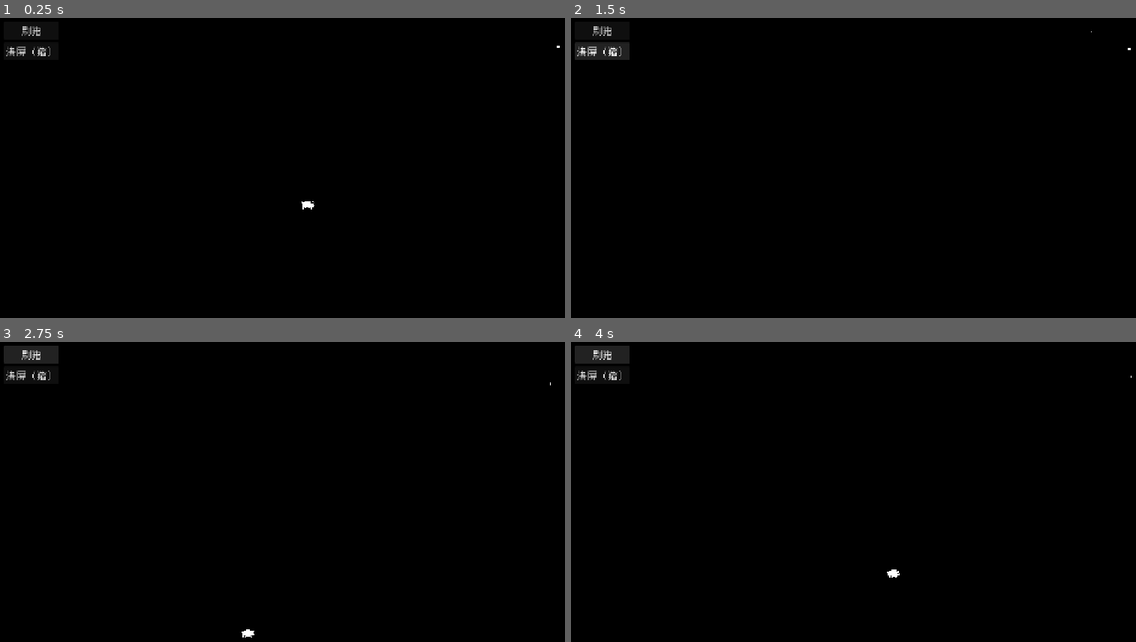
Above: before the commit, frames 1-4 (two rows, left to right).
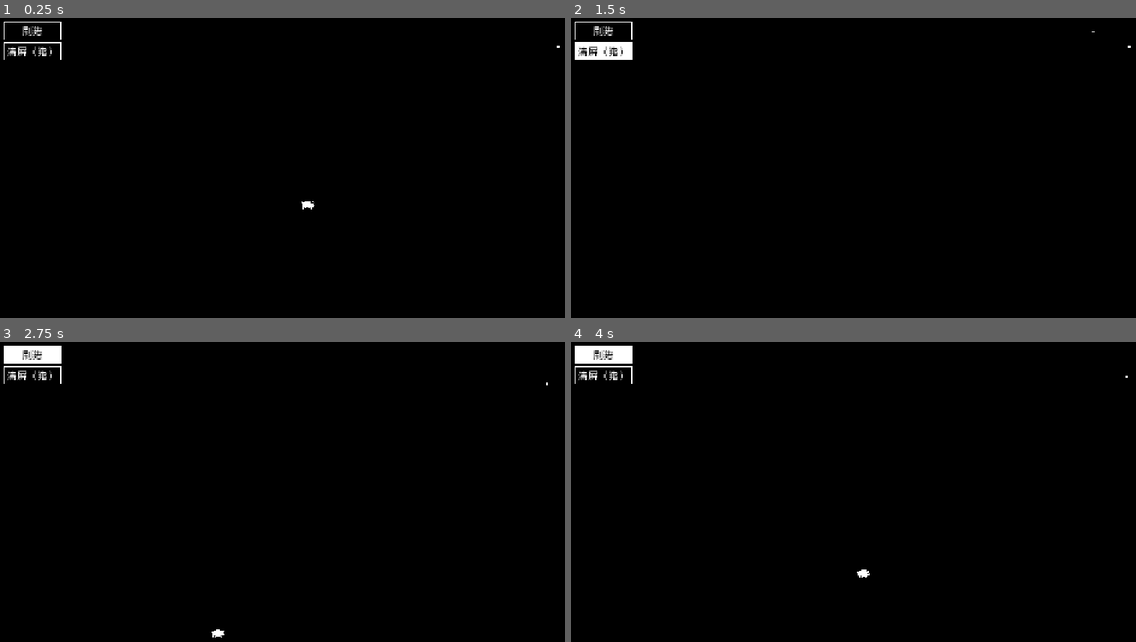
Above: after the commit, the same moments.

Repository: Gindama713/GameForGindama
Game: Godot game, scene res://main.tscn
The game is run twice, just before and just after one commit, with the same random seed, the same clock (stepped at 60 frames per second) and the same inputs.
Inputs:
- Up to frame 1 (0.25 s): no input
- Up to frame 2 (1.5 s): click "刷猪" at 0.5 s; click "清屏（猪）" at 1.25 s
- Up to frame 3 (2.75 s): click "刷猪" at 2 s
- Up to frame 4 (4 s): click "清屏（猪）" at 2.75 s; click "刷猪" at 3.5 s

The runs differ from the first frame. In frame 1, 0.3% of the frame differs, in the area x 0-11%, y 1-14%; in frame 2, 0.7%; in frame 3, 0.9%; in frame 4, 0.9%, in the area x 0-100%, y 1-79%.

Commit message:
性格/行为系统 + 黑白 UI 主题 + 疲劳接入行为
- 性格系统：6 维(攻/勇/强/活/焦/同)出生随机生成，关联公式，期望 0.5 居中浮动；
  PersonalityDef 物种分布；感知组件(半径 6 同类邻居)；融合 Brain 取代 WanderBrain
  (游荡/合群/独处/休息 四驱动加权融合，低活力真停下 -> 治「猪一直走」)。
- 检视面板：性格区 6 维像素条 + 状态行(当前驱动/合群度)。
- UI 主题：纯黑白像素极简，挂到 Main 根节点(旧主题从未挂载故从未生效)。
- 疲劳接入行为：疲劳 -> 休息权重 (1-疲劳)x0.8 + 决策间隔 x(1+(1-疲劳比)x1.5)，
  累则减速/更易歇，非致命；headless 探针验证(疲劳=0 -> rest/4.94s，疲劳=满 -> wander/0.89s)。
- DefValidator 增加 PersonalityDef 校验；扫描定义数 12 -> 13；删除 wander_brain.gd。
- 事实文档同步更新(疲劳后果已接线)。

Diff:
--- a/common/def_validator.gd
+++ b/common/def_validator.gd
@@ -55,6 +55,8 @@
 		return _validate_part(res as BodyPartDef)
 	if res is NeedDef:
 		return _validate_need(res as NeedDef)
+	if res is PersonalityDef:
+		return _validate_personality(res as PersonalityDef)
 	return []
 
 func _validate_part(p: BodyPartDef) -> Array[String]:
@@ -73,6 +75,14 @@
 		errs.append("需求 %s 的 max_value 必须 > 0（当前 %.1f）" % [n.id, n.max_value])
 	if n.drain_rate < 0.0:
 		errs.append("需求 %s 的 drain_rate 不能为负（当前 %.1f）" % [n.id, n.drain_rate])
+	return errs
+
+func _validate_personality(p: PersonalityDef) -> Array[String]:
+	var errs: Array[String] = []
+	if p.spread < 0.0:
+		errs.append("性格分布 spread 不能为负（当前 %.2f）" % p.spread)
+	if p.push_from_half < 0.0 or p.push_from_half > 1.0:
+		errs.append("性格分布 push_from_half 需在 0..1（当前 %.2f）" % p.push_from_half)
 	return errs
 
 ## 递归收集 .tres 路径
--- /dev/null
+++ b/creature/components/brain.gd
@@ -0,0 +1,178 @@
+class_name Brain
+extends CreatureComponent
+
+## 融合式大脑 —— 多个「行为驱动」各出一份 (方向, 权重)，加权融合后挑最贴近的可走方向。
+## 取代原来的 WanderBrain（无条件游荡 → 猪永远在走，没有停的时候）。
+##
+## 驱动（权重全是占位值，跑出来再调）：
+##   Wander   游荡   永远在，权重随「活力」上升
+##   Social   合群   附近有同类时，权重 = 合群度
+##   Separate 独处   附近有同类时，权重 = 1−合群度
+##   Rest     休息   权重 = 1−活力；当它压过其余驱动 → **真的停下不动**
+##
+## 【纪律】只通过协议与别人对话：
+##   要可走方向 → GridMover（不认识它的内部）；要脾气 → Personality；要邻居 → Perception。
+##   缺 Personality / Perception 也能跑（退化为中性游荡），不静默崩、不静默误判。
+
+## 驱动权重（占位）
+const WANDER_BASE := 0.35
+const WANDER_ENERGY := 0.5
+const SOCIAL_WEIGHT := 1.0
+const SEPARATE_WEIGHT := 1.0
+const REST_WEIGHT := 1.2
+const FATIGUE_REST_WEIGHT := 0.8   # 疲劳→休息意愿（减速而非致命，见 need_def.gd 注释）
+const FATIGUE_SLOW_FACTOR := 1.5   # 疲劳→决策间隔放大（越累动得越稀）
+
+var _timer: float = 0.0
+var last_drive: String = "wander"   # 上一次决策选中了什么（调试/检视面板用）
+
+func requires() -> Array:
+	return [GridMover]              # 硬依赖：没有移动组件就无从行动
+
+func setup(host: Node) -> void:
+	super.setup(host)
+	last_drive = "wander"
+	_reset_timer()
+
+func tick(dt: float) -> void:
+	# 不判断生死 —— 死了就不会被 tick（Creature.die() 已把宿主摘出时钟）
+	_timer -= dt
+	if _timer > 0.0:
+		return
+	_decide_and_act()
+	_reset_timer()
+
+# ---------------- 决策 ----------------
+
+func _decide_and_act() -> void:
+	var mover := creature.get_component(GridMover) as GridMover
+	if mover == null:
+		return
+	var dirs := mover.free_directions()
+	if dirs.is_empty():
+		last_drive = "blocked"
+		return
+
+	# 脾气（缺则中性）
+	var energy := 0.5
+	var sociability := 0.5
+	var person := creature.get_component(Personality) as Personality
+	if person != null:
+		energy = person.get_trait("energy")
+		sociability = person.sociability()
+
+	# 疲劳：累了更想歇、更不想动（减速而非死亡，见 need_def.gd 注释）
+	var fatigue_ratio := _fatigue_ratio()
+
+	# --- Rest 休息：低活力 / 高疲劳都想歇 ---
+	var rest_w := (1.0 - energy) * REST_WEIGHT + (1.0 - fatigue_ratio) * FATIGUE_REST_WEIGHT
+
+	# --- Wander 游荡：随机方向，权重随活力 ---
+	var wander_dir := Vector2(GridMover.DIRS[creature.rng.randi_range(0, GridMover.DIRS.size() - 1)])
+	var wander_w := WANDER_BASE + energy * WANDER_ENERGY
+
+	# --- Social / Separate：要有同类邻居才起作用 ---
+	var social_w := 0.0
+	var separate_w := 0.0
+	var social_dir := Vector2.ZERO
+	var separate_dir := Vector2.ZERO
+	var perc := creature.get_component(Perception) as Perception
+	if perc != null:
+		var ns := perc.neighbors()
+		if not ns.is_empty():
+			social_w = sociability * SOCIAL_WEIGHT
+			separate_w = (1.0 - sociability) * SEPARATE_WEIGHT
+			social_dir = _dir_to_centroid(ns)
+			separate_dir = _dir_from_nearest(ns)
+
+	# 休息压过一切 → 不动（这就是「不再一直走」的机制）
+	if rest_w > 0.0 and rest_w >= maxf(maxf(wander_w, social_w), separate_w):
+		last_drive = "rest"
+		return
+
+	var desired := wander_dir * wander_w + social_dir * social_w + separate_dir * separate_w
+	if desired.length_squared() < 0.0001:
+		last_drive = "idle"
+		return
+	var best := _pick_best(desired, dirs)
+	if mover.try_step(best):
+		last_drive = _dominant(wander_w, social_w, separate_w)
+
+## 取与 desired 夹角最小的可走方向（可走方向都是单位轴向量，比点积即可）。
+func _pick_best(desired: Vector2, dirs: Array[Vector2i]) -> Vector2i:
+	var dn := desired.normalized()
+	var best: Vector2i = dirs[0]
+	var best_dot := -INF
+	for d in dirs:
+		var dot := dn.dot(Vector2(d))
+		if dot > best_dot:
+			best_dot = dot
+			best = d
+	return best
+
+## 朝邻居重心的单位向量（凝聚）。
+func _dir_to_centroid(ns: Array) -> Vector2:
+	var sum := Vector2.ZERO
+	for o in ns:
+		sum += Vector2((o as Creature).coord - creature.coord)
+	if sum.length_squared() < 0.0001:
+		return Vector2.ZERO
+	return sum.normalized()
+
+## 背离最近邻居的单位向量（分离）。
+func _dir_from_nearest(ns: Array) -> Vector2:
+	var nearest: Creature = null
+	var best_d := INF
+	for o in ns:
+		var c := o as Creature
+		var d := Vector2(c.coord - creature.coord).length_squared()
+		if d < best_d:
+			best_d = d
+			nearest = c
+	if nearest == null:
+		return Vector2.ZERO
+	var away := Vector2(creature.coord - nearest.coord)
+	if away.length_squared() < 0.0001:
+		return Vector2.ZERO
+	return away.normalized()
+
+func _dominant(wander_w: float, social_w: float, separate_w: float) -> String:
+	var m := maxf(maxf(wander_w, social_w), separate_w)
+	if m == wander_w:
+		return "wander"
+	if m == social_w:
+		return "social"
+	return "separate"
+
+## 决策间隔：基数来自物种（CreatureDef.move_interval），随活力缩短；休息后拉长。
+func _reset_timer() -> void:
+	var base := 1.0
+	if creature.def != null and creature.def.move_interval > 0.0:
+		base = creature.def.move_interval
+	var energy := 0.5
+	var person := creature.get_component(Personality) as Personality
+	if person != null:
+		energy = person.get_trait("energy")
+	var mult := 1.6 - energy              # 高活力 → 更频繁
+	if last_drive == "rest":
+		mult *= 2.5                       # 休息要歇久一点
+	var fr := _fatigue_ratio()
+	if fr < 1.0:
+		mult *= 1.0 + (1.0 - fr) * FATIGUE_SLOW_FACTOR   # 越累决策越稀 → 网格上减速
+	var t: float = base * mult + creature.rng.randf_range(-0.2, 0.2)
+	_timer = maxf(t, 0.1)
+
+## 调试自述（生成日志 + 调试器检查器里的 debug/components/brain 行）
+func debug_state() -> String:
+	return "上次=%s 下次 %.1fs" % [last_drive, _timer]
+
+## 疲劳满足度（1=精神饱满，0=精疲力竭）。无 Needs 组件 / 无 fatigue 需求 → 返回 1.0（不影响行为）。
+## 此处只读不写：将来若加「睡觉恢复疲劳」，让 rest 状态调用 Needs.restore("fatigue", …) 即可，本函数不动。
+func _fatigue_ratio() -> float:
+	var needs_comp := creature.get_component(Needs) as Needs
+	if needs_comp == null:
+		return 1.0
+	var fn := needs_comp.need_by_id("fatigue")
+	if fn == null:
+		return 1.0
+	return fn.ratio()
--- a/creature/components/creature_component.gd
+++ b/creature/components/creature_component.gd
@@ -15,7 +15,7 @@
 	creature = host
 
 ## 本组件依赖的其他组件（返回脚本数组）。缺依赖时 Creature 会报错并拒绝装配。
-## 例：WanderBrain 依赖 GridMover，就 return [GridMover]。
+## 例：Brain 依赖 GridMover，就 return [GridMover]。
 func requires() -> Array:
 	return []
 
--- /dev/null
+++ b/creature/components/perception.gd
@@ -0,0 +1,45 @@
+class_name Perception
+extends CreatureComponent
+
+## 感知组件 —— 扫出半径 R 内的同类邻居。
+## 现阶段服务于「社交驱动」（合群 / 独行）；将来「看见捕食者」也走这里。
+##
+## 【纪律】只**读** GridManager 的占格事实（cell.content），不改任何状态。
+## 扫一个 (2R+1)² 方块，靠 cell 直接取 —— 比遍历全网格便宜得多。
+##
+## 同类判定：`def` 相同（同一个 Resource 引用）。目前只有猪；将来多物种时这就是「只看同种」。
+
+## 感知半径（格）。占位默认值，待调（方案 §8-Q5）。
+var radius: int = 6
+
+## 半径内、活着的同类邻居（不含自己）。
+func neighbors() -> Array:
+	var out: Array = []
+	if creature.def == null:
+		return out
+	var origin: Vector2i = creature.coord
+	for dy in range(-radius, radius + 1):
+		for dx in range(-radius, radius + 1):
+			if dx == 0 and dy == 0:
+				continue
+			var c: Vector2i = origin + Vector2i(dx, dy)
+			if not GridManager.in_bounds(c.x, c.y):
+				continue
+			var cell := GridManager.cell_at(c.x, c.y)
+			if cell == null:
+				continue
+			var other = cell.content
+			if other == null or other == creature:
+				continue
+			var cr := other as Creature
+			if cr == null or not cr.is_alive():
+				continue
+			if cr.def == creature.def:
+				out.append(cr)
+	return out
+
+func count() -> int:
+	return neighbors().size()
+
+func debug_state() -> String:
+	return "邻居 %d (R=%d)" % [count(), radius]
--- /dev/null
+++ b/creature/components/personality.gd
@@ -0,0 +1,109 @@
+class_name Personality
+extends CreatureComponent
+
+## 性格组件 —— 个体的「脾气」，出生时由 creature.rng 生成，之后不再变（是稳定特征）。
+## 6 维（各 0..1）：攻击性 / 勇气 / 强势性 / 活力 / 焦虑 / 同情心。与《雨世界》官方一致。
+##
+## 【纪律】
+##   1. 性格值 = 个体状态 → 住在这里（组件），不进 Creature 基类。
+##   2. 用宿主自己的 rng 生成 → 同一颗世界种子可复现（存档/回放对得上）。
+##   3. 本组件不认识任何其他组件：它只「提供数值」，谁来用（Brain）不归它管。
+##
+## 不写死「猪的类型」——只给 6 个数；行为差异由 Brain 按权重竞争**涌现**出来。
+
+const IDS: Array[String] = ["aggression", "bravery", "dominance", "energy", "nervous", "sympathy"]
+const LABELS := {
+	"aggression": "攻击性", "bravery": "勇气", "dominance": "强势性",
+	"energy": "活力", "nervous": "焦虑", "sympathy": "同情心",
+}
+## UI 用的单字标签（检视面板 6 格排得下）
+const SHORT := {
+	"aggression": "攻", "bravery": "勇", "dominance": "强",
+	"energy": "活", "nervous": "焦", "sympathy": "同",
+}
+## 合群度派生权重（占位值，跑出来再调）。见 sociability()。
+const SOC_SYMPATHY := 0.5
+const SOC_NERVOUS := 0.3
+const SOC_CALM := 0.4       # ×(1−攻击性)
+const SOC_DOMINANCE := 0.3  # 减项
+
+var values: Dictionary = {}   # id(String) -> float(0..1)
+
+func setup(host: Node) -> void:
+	super.setup(host)
+	values.clear()
+	_generate()
+
+func get_trait(id: String) -> float:
+	return float(values.get(id, 0.5))
+
+## 合群度（派生量，0..1）：越高越爱扎堆，越低越独行。
+##   sociability = 同情 + 焦虑 + (1−攻击) − 强势   （各项带占位权重）
+## 依据《雨世界》：同情高本就爱群；焦虑高为安全感贴群；攻击高不容人减分；强势高要当头略减。
+func sociability() -> float:
+	return clampf(
+		SOC_SYMPATHY * get_trait("sympathy")
+		+ SOC_NERVOUS * get_trait("nervous")
+		+ SOC_CALM * (1.0 - get_trait("aggression"))
+		- SOC_DOMINANCE * get_trait("dominance"),
+		0.0, 1.0)
+
+func debug_state() -> String:
+	var parts: Array[String] = []
+	for id in IDS:
+		parts.append("%s%.2f" % [SHORT[id], get_trait(id)])
+	parts.append("合%.2f" % sociability())
+	return " ".join(parts)
+
+# ---------------- 生成 ----------------
+
+func _generate() -> void:
+	var d: PersonalityDef = null
+	if creature.def != null:
+		d = creature.def.personality
+	if d == null:
+		# 没配性格数据 → 全体中性 0.5 并**明确警告**（不静默变成随机噪声）
+		push_warning("[%s] 未配置 personality，性格全取中性 0.5" % creature.tag())
+		for id in IDS:
+			values[id] = 0.5
+		return
+
+	var rng: RandomNumberGenerator = creature.rng
+	if d.generation_mode == PersonalityDef.GenerationMode.PURE_RANDOM:
+		for id in IDS:
+			values[id] = _ind(rng, d)
+		return
+
+	# 关联公式（**占位**：借鉴《雨世界》「3 个基础值 → 派生 3 维」的思路，系数自拟）。
+	# 【关键】独立维以 0.5 为均值；派生维一律用 `(x − 0.5)` 的**偏移量**推导，
+	#   于是每个维度的**期望值都是 0.5** ——「平均个体六维都落在 0.5，个体差异是对 0.5 的上下浮动」。
+	var bravery := _ind(rng, d)
+	var energy := _ind(rng, d)
+	var sympathy := _ind(rng, d)
+	values["bravery"] = bravery
+	values["energy"] = energy
+	values["sympathy"] = sympathy
+	# 焦虑：越不勇、越不同情 → 越高
+	var n_raw := 0.5 - 0.7 * (bravery - 0.5) - 0.5 * (sympathy - 0.5)
+	values["nervous"] = _finish(n_raw, d)
+	# 攻击：越不同情、越有活力 → 越高
+	values["aggression"] = _finish(0.5 - 0.7 * (sympathy - 0.5) + 0.5 * (energy - 0.5), d)
+	# 强势：越有活力、越不焦虑 → 越高
+	values["dominance"] = _finish(0.5 + 0.8 * (energy - 0.5) - 0.6 * (n_raw - 0.5), d)
+
+## 独立维度：以 0.5 为均值的正态采样 → 归一收尾。
+func _ind(rng: RandomNumberGenerator, d: PersonalityDef) -> float:
+	return _finish(rng.randfn(0.5, d.spread), d)
+
+## 统一收尾：截断 0..1，再按物种设置推离 0.5。
+## push_from_half = 0（默认）时不动 → 值聚在 0.5 附近；调大则把值推向两端（个体更极端）。
+func _finish(v: float, d: PersonalityDef) -> float:
+	return _push(clampf(v, 0.0, 1.0), d.push_from_half)
+
+## 把值推离 0.5：k=0 不变；k 越大，值越靠两端（中间值少见）。t∈[-1,1] → sign(t)·|t|^(1−k) → 回 [0,1]。
+func _push(v: float, k: float) -> float:
+	var kk := clampf(k, 0.0, 0.9)
+	if kk <= 0.0:
+		return v
+	var t := (v - 0.5) * 2.0
+	return clampf(0.5 + signf(t) * pow(absf(t), 1.0 - kk) * 0.5, 0.0, 1.0)
--- a/creature/components/wander_brain.gd
+++ /dev/null
@@ -1,40 +0,0 @@
-class_name WanderBrain
-extends CreatureComponent
-
-## 游荡大脑 —— 这只猪「自己的逻辑」。
-## 每隔一小段停顿，随机挑一个空方向走一格；没路可走就再等一会。
-## 这是最小自主行为。以后想做「饿了→朝食物走」，就换一个 Brain 组件，不碰基类、不碰移动组件。
-##
-## 【纪律】随机数走宿主自己的 rng（creature.rng），不用全局 randi/randf。
-##   这样同一颗世界种子能复现整场模拟，存档/回放才对得上。
-
-var step_interval: float = 0.8      # 两次移动之间的停顿（秒）——占位值，待调
-var interval_jitter: float = 0.3    # 停顿随机浮动，避免多只生物同频
-
-var _timer: float = 0.0
-
-func requires() -> Array:
-	return [GridMover]              # 无移动组件则无从游荡
-
-func setup(host: Node) -> void:
-	super.setup(host)
-	_reset_timer()
-
-func tick(dt: float) -> void:
-	# 不判断生死 —— 死了就不会被 tick（Creature.die() 已把宿主摘出时钟）
-	_timer -= dt
-	if _timer > 0.0:
-		return
-	var mover := creature.get_component(GridMover) as GridMover
-	if mover != null:
-		var dirs := mover.free_directions()
-		if not dirs.is_empty():
-			mover.try_step(dirs[creature.rng.randi_range(0, dirs.size() - 1)])
-	_reset_timer()
-
-func _reset_timer() -> void:
-	_timer = maxf(step_interval + creature.rng.randf_range(-interval_jitter, interval_jitter), 0.05)
-
-## 调试自述（生成日志 + 调试器检查器里的 debug/components/wander_brain 行）
-func debug_state() -> String:
-	return "下次动作 %.1fs / 间隔 %.1f±%.1f" % [_timer, step_interval, interval_jitter]
--- a/creature/creature_def.gd
+++ b/creature/creature_def.gd
@@ -11,13 +11,15 @@
 @export var component_scripts: Array[Script] = []    # 声明式组合：这只生物挂哪些组件
 @export var body_parts: Array[BodyPartDef] = []      # 部位清单（数据驱动；空 = 无身体系统）
 @export var active_needs: Array[NeedDef] = []        # 激活的需求（数据驱动；空 = 无需求系统）
+@export var personality: PersonalityDef              # 物种脾气分布（数据驱动；空 = 性格全取中性 0.5）
+@export var move_interval: float = 1.0               # 大脑决策间隔基数（秒），物种级（占位值，待调）
 
 ## 定义校验（CDDA 四阶段加载里 check_all 的最小落地）。
 ## 返回问题清单；空数组 = 通过。
 ##
 ## 为什么必须有：这些错以前**全是静默的** ——
 ##   忘了配 is_vital 的物种天生不死；部位/需求 id 重复会悄悄顶掉前一个；
-##   组件依赖缺失只 push_warning，然后运行期静默罢工（WanderBrain 拿不到 GridMover 就什么都不干）。
+##   组件依赖缺失只 push_warning，然后运行期静默罢工（Brain 拿不到 GridMover 就什么都不干）。
 ## 数据错了必须在启动时就大声喊出来。
 func validate() -> Array[String]:
 	var errs: Array[String] = []
@@ -28,6 +30,8 @@
 	_validate_parts(errs)
 	_validate_needs(errs)
 	_validate_components(errs)
+	if move_interval <= 0.0:
+		errs.append("move_interval 必须 > 0（当前 %.2f；否则大脑每帧都在决策）" % move_interval)
 
 	return errs
 
--- /dev/null
+++ b/creature/personality_def.gd
@@ -0,0 +1,22 @@
+class_name PersonalityDef
+extends Resource
+
+## 性格静态定义（数据）—— 物种级的「脾气分布」。
+## 放进 CreatureDef.personality，由 Personality 组件在出生时按此生成 6 个 0..1 的性格值。
+##
+## 【纪律 / 边界】6 个维度的**含义与关联公式是框架固定的**（与《雨世界》一致，写在 personality.gd）；
+##   本资源只描述「这个物种怎么随机」——不同物种可以有不同脾气分布。
+##   于是将来「狼比猪更凶」只是换一份 .tres + 加偏移，不改代码。
+##
+## 注：最初方案想给 6 个维度各建一份 trait_*.tres；实际没建——
+##   维度的 id 会被关联公式按名引用，本质是框架常量，拆成 6 个近乎空文件只是提前抽象。
+##   等真出现「按维度配不同分布」的需求再拆。物种级差异目前靠下面的参数表达。
+
+enum GenerationMode {
+	PURE_RANDOM,   # 各维独立随机
+	CORRELATED,    # 由 bravery/energy/sympathy 关联推导其余三维（公式见 personality.gd，另有标注）
+}
+
+@export var generation_mode: GenerationMode = GenerationMode.CORRELATED
+@export var spread: float = 0.18          # 独立维度的正态离散度 σ（占位值，待调）
+@export var push_from_half: float = 0.0   # 0=值聚在 0.5 附近（默认：居中的平均个体）；越大越把值推离 0.5（个体更极端）
--- a/creature/pig/pig_def.tres
+++ b/creature/pig/pig_def.tres
@@ -1,11 +1,14 @@
-[gd_resource type="Resource" script_class="CreatureDef" load_steps=17 format=3]
+[gd_resource type="Resource" script_class="CreatureDef" load_steps=20 format=3]
 
 [ext_resource type="Script" path="res://creature/creature_def.gd" id="1_def"]
 [ext_resource type="Script" path="res://creature/components/grid_mover.gd" id="2_mover"]
-[ext_resource type="Script" path="res://creature/components/wander_brain.gd" id="3_brain"]
+[ext_resource type="Script" path="res://creature/components/brain.gd" id="3_brain"]
 [ext_resource type="Texture2D" path="res://creature/pig/art/pig.png" id="4_tex"]
 [ext_resource type="Script" path="res://creature/components/body.gd" id="7_body"]
 [ext_resource type="Script" path="res://creature/components/needs.gd" id="8_needs"]
+[ext_resource type="Script" path="res://creature/components/personality.gd" id="9_persona"]
+[ext_resource type="Script" path="res://creature/components/perception.gd" id="10_perc"]
+[ext_resource type="Resource" path="res://creature/pig/pig_temperament.tres" id="t_temp"]
 [ext_resource type="Resource" path="res://creature/pig/data/part_head.tres" id="p_head"]
 [ext_resource type="Resource" path="res://creature/pig/data/part_torso.tres" id="p_torso"]
 [ext_resource type="Resource" path="res://creature/pig/data/part_foreleg_l.tres" id="p_foreleg_l"]
@@ -21,6 +24,8 @@
 script = ExtResource("1_def")
 display_name = "猪"
 texture = ExtResource("4_tex")
-component_scripts = Array[Script]([ExtResource("2_mover"), ExtResource("3_brain"), ExtResource("7_body"), ExtResource("8_needs")])
+personality = ExtResource("t_temp")
+move_interval = 1.0
+component_scripts = Array[Script]([ExtResource("2_mover"), ExtResource("3_brain"), ExtResource("7_body"), ExtResource("8_needs"), ExtResource("9_persona"), ExtResource("10_perc")])
 body_parts = Array[BodyPartDef]([ExtResource("p_head"), ExtResource("p_torso"), ExtResource("p_foreleg_l"), ExtResource("p_foreleg_r"), ExtResource("p_hindleg_l"), ExtResource("p_hindleg_r")])
 active_needs = Array[NeedDef]([ExtResource("n_food"), ExtResource("n_water"), ExtResource("n_warmth"), ExtResource("n_fatigue")])
--- /dev/null
+++ b/creature/pig/pig_temperament.tres
@@ -0,0 +1,9 @@
+[gd_resource type="Resource" script_class="PersonalityDef" load_steps=2 format=3]
+
+[ext_resource type="Script" path="res://creature/personality_def.gd" id="1_def"]
+
+[resource]
+script = ExtResource("1_def")
+generation_mode = 1
+spread = 0.18
+push_from_half = 0.0
--- a/main.tscn
+++ b/main.tscn
@@ -1,12 +1,14 @@
-[gd_scene load_steps=6 format=3]
+[gd_scene load_steps=7 format=3]
 
 [ext_resource type="Script" path="res://main.gd" id="1"]
 [ext_resource type="Script" path="res://world/map_renderer.gd" id="4_map"]
 [ext_resource type="Script" path="res://ui/debug_toolbar.gd" id="2_toolbar"]
 [ext_resource type="Script" path="res://ui/creature_inspector.gd" id="3_inspector"]
 [ext_resource type="Script" path="res://ui/minimap.gd" id="5_minimap"]
+[ext_resource type="Theme" path="res://ui/game_theme.tres" id="6_theme"]
 
 [node name="Main" type="Node2D"]
+theme = ExtResource("6_theme")
 script = ExtResource("1")
 
 [node name="MapRenderer" type="Node2D" parent="."]
--- a/ui/creature_inspector.gd
+++ b/ui/creature_inspector.gd
@@ -1,7 +1,7 @@
 extends PanelContainer
 
 ## 生物检视悬浮窗（调试 / 也可当游戏内 HUD）。
-##  - 点生物 -> EventBus.creature_clicked -> 显示：名称/坐标/总血/部位/需求
+##  - 点生物 -> EventBus.creature_clicked -> 显示：名称/坐标/总血/部位/需求/性格(6维)+状态
 ##  - 生物死亡 -> EventBus.creature_died -> 切换成**尸体视图**
 ##  - 独立小窗、可拖动（按住标题栏拖）
 ##  - **紧凑网格布局**：部位 3 列 × 2 行、需求 4 列 × 1 行（原来竖着堆 10 行，又窄又高）
@@ -19,6 +19,12 @@
 ## 所以只能逐个控件设——见 _small_label()。
 ## 像素字体是 11px 原生 + antialiasing=0（字体 import 里关掉了），只有 11/22/33 这类整数倍才不糊。
 const CELL_FONT_SIZE := 11     # 格子内容用原生尺寸：信息密集区，小一号才排得下
+
+## 大脑驱动名 → 中文（状态行显示）
+const DRIVE_LABEL := {
+	"wander": "游荡", "social": "合群", "separate": "独行",
+	"rest": "休息", "blocked": "被围", "idle": "发呆",
+}
 
 var _creature: Creature
 var _title_bar: HBoxContainer
@@ -32,8 +38,12 @@
 var _dead_lbl: Label
 var _parts_grid: GridContainer
 var _needs_grid: GridContainer
+var _personality_grid: GridContainer
+var _personality_section: VBoxContainer
+var _state_lbl: Label
 var _part_rows: Array = []   # {part, bar, status}
 var _need_rows: Array = []   # {need, bar}
+var _trait_rows: Array = []  # {id, bar, value}
 
 var _dragging := false
 var _drag_start_mouse := Vector2.ZERO
@@ -98,6 +108,18 @@
 	_needs_grid.add_theme_constant_override("h_separation", 8)
 	_needs_grid.add_theme_constant_override("v_separation", 3)
 	_needs_section.add_child(_caption_row("需求", _needs_grid))
+
+	# 性格：网格 3 列 × 2 行（6 维）+ 一行状态（当前驱动 / 合群度）
+	_personality_section = VBoxContainer.new()
+	vb.add_child(_personality_section)
+	_personality_grid = GridContainer.new()
+	_personality_grid.name = "PersonalityGrid"   # 便于调试定位
+	_personality_grid.columns = 3
+	_personality_grid.add_theme_constant_override("h_separation", 8)
+	_personality_grid.add_theme_constant_override("v_separation", 3)
+	_personality_section.add_child(_caption_row("性格", _personality_grid))
+	_state_lbl = _small_label("")
+	_personality_section.add_child(_state_lbl)
 
 	var wound := Button.new(); wound.text = "调试：随机致伤"; wound.pressed.connect(_on_random_wound)
 	vb.add_child(wound)
@@ -194,6 +216,19 @@
 	else:
 		var none := Label.new(); none.text = "（无需求数据）"; _needs_grid.add_child(none)
 
+	# 性格格子（6 维：单字标签 + 像素条 + 数值）
+	for child in _personality_grid.get_children():
+		child.queue_free()
+	_trait_rows.clear()
+	var person := _creature.get_component(Personality) as Personality
+	if person != null:
+		for tid in Personality.IDS:
+			var c := _make_cell(Personality.SHORT[tid], true)
+			_personality_grid.add_child(c["root"])
+			_trait_rows.append({"id": tid, "bar": c["bar"], "value": c["status"]})
+	else:
+		var none2 := Label.new(); none2.text = "（无性格数据）"; _personality_grid.add_child(none2)
+
 	_apply_form()
 	_refresh()
 
@@ -205,6 +240,7 @@
 	_dead_lbl.visible = not alive
 	_total_section.visible = alive
 	_needs_section.visible = alive
+	_state_lbl.visible = alive          # 性格 6 维死后保留（稳定特征），只有"当前状态"没意义
 	if not alive:
 		var why := _creature.lethal_reason_text()
 		_dead_lbl.text = "── 已死亡 · 模拟已停止 ──" if why.is_empty() else "── 已死亡（%s）· 模拟已停止 ──" % why
@@ -243,6 +279,18 @@
 			var n: Need = r["need"]
 			r["bar"].set_ratio(n.ratio())
 
+	# 性格：6 维数值 + 状态行（当前驱动 / 合群度）
+	var person := _creature.get_component(Personality) as Personality
+	if person != null:
+		for r in _trait_rows:
+			var v := person.get_trait(r["id"])
+			r["bar"].set_ratio(v)
+			r["value"].text = "%.2f" % v
+	var brain := _creature.get_component(Brain) as Brain
+	var drive: String = brain.last_drive if brain != null else "-"
+	var soc: float = person.sociability() if person != null else 0.5
+	_state_lbl.text = "状态 %s · 合群 %.2f" % [DRIVE_LABEL.get(drive, drive), soc]
+
 func _on_random_wound() -> void:
 	if _creature == null:
 		return
--- a/ui/game_theme.tres
+++ b/ui/game_theme.tres
@@ -1,11 +1,82 @@
-[gd_resource type="Theme" load_steps=2 format=3]
+[gd_resource type="Theme" load_steps=6 format=3]
 
 [ext_resource type="FontFile" path="res://assets/fonts/HYPixel11pxU-2.ttf" id="1_font"]
+
+[sub_resource type="StyleBoxFlat" id="SbNormal"]
+bg_color = Color(0, 0, 0, 0)
+border_color = Color(1, 1, 1, 1)
+border_width_left = 1
+border_width_top = 1
+border_width_right = 1
+border_width_bottom = 1
+corner_radius_top_left = 0
+corner_radius_top_right = 0
+corner_radius_bottom_right = 0
+corner_radius_bottom_left = 0
+content_margin_left = 6
+content_margin_top = 4
+content_margin_right = 6
+content_margin_bottom = 4
+
+[sub_resource type="StyleBoxFlat" id="SbHover"]
+bg_color = Color(1, 1, 1, 1)
+border_color = Color(1, 1, 1, 1)
+border_width_left = 1
+border_width_top = 1
+border_width_right = 1
+border_width_bottom = 1
+corner_radius_top_left = 0
+corner_radius_top_right = 0
+corner_radius_bottom_right = 0
+corner_radius_bottom_left = 0
+content_margin_left = 6
+content_margin_top = 4
+content_margin_right = 6
+content_margin_bottom = 4
+
+[sub_resource type="StyleBoxFlat" id="SbPressed"]
+bg_color = Color(0, 0, 0, 0)
+border_color = Color(1, 1, 1, 1)
+border_width_left = 2
+border_width_top = 2
+border_width_right = 2
+border_width_bottom = 2
+corner_radius_top_left = 0
+corner_radius_top_right = 0
+corner_radius_bottom_right = 0
+corner_radius_bottom_left = 0
+content_margin_left = 6
+content_margin_top = 4
+content_margin_right = 6
+content_margin_bottom = 4
+
+[sub_resource type="StyleBoxFlat" id="SbPanel"]
+bg_color = Color(0, 0, 0, 1)
+border_color = Color(1, 1, 1, 1)
+border_width_left = 1
+border_width_top = 1
+border_width_right = 1
+border_width_bottom = 1
+corner_radius_top_left = 0
+corner_radius_top_right = 0
+corner_radius_bottom_left = 0
+corner_radius_bottom_right = 0
+content_margin_left = 8
+content_margin_top = 6
+content_margin_right = 8
+content_margin_bottom = 6
 
 [resource]
 default_font = ExtResource("1_font")
 default_font_size = 22
-Label/colors/font_color = Color(0.82, 0.82, 0.82, 1)
-Button/colors/font_color = Color(0.82, 0.82, 0.82, 1)
-Button/colors/font_hover_color = Color(0.96, 0.96, 0.96, 1)
-Button/colors/font_pressed_color = Color(0.62, 0.62, 0.62, 1)
+Label/colors/font_color = Color(1, 1, 1, 1)
+Button/colors/font_color = Color(1, 1, 1, 1)
+Button/colors/font_hover_color = Color(0, 0, 0, 1)
+Button/colors/font_pressed_color = Color(1, 1, 1, 1)
+Button/colors/font_focus_color = Color(1, 1, 1, 1)
+Button/colors/font_disabled_color = Color(1, 1, 1, 1)
+Button/styles/normal = SubResource("SbNormal")
+Button/styles/hover = SubResource("SbHover")
+Button/styles/pressed = SubResource("SbPressed")
+Button/styles/disabled = SubResource("SbNormal")
+PanelContainer/styles/panel = SubResource("SbPanel")
Not shown, added: creature/components/brain.gd.uid
Not shown, added: creature/components/perception.gd.uid
Not shown, added: creature/components/personality.gd.uid
Not shown, removed: creature/components/wander_brain.gd.uid
Not shown, added: creature/personality_def.gd.uid
Not shown, changed: docs/事实文档.md
Not shown, changed: docs/性格与身体表现_实现方案.md
